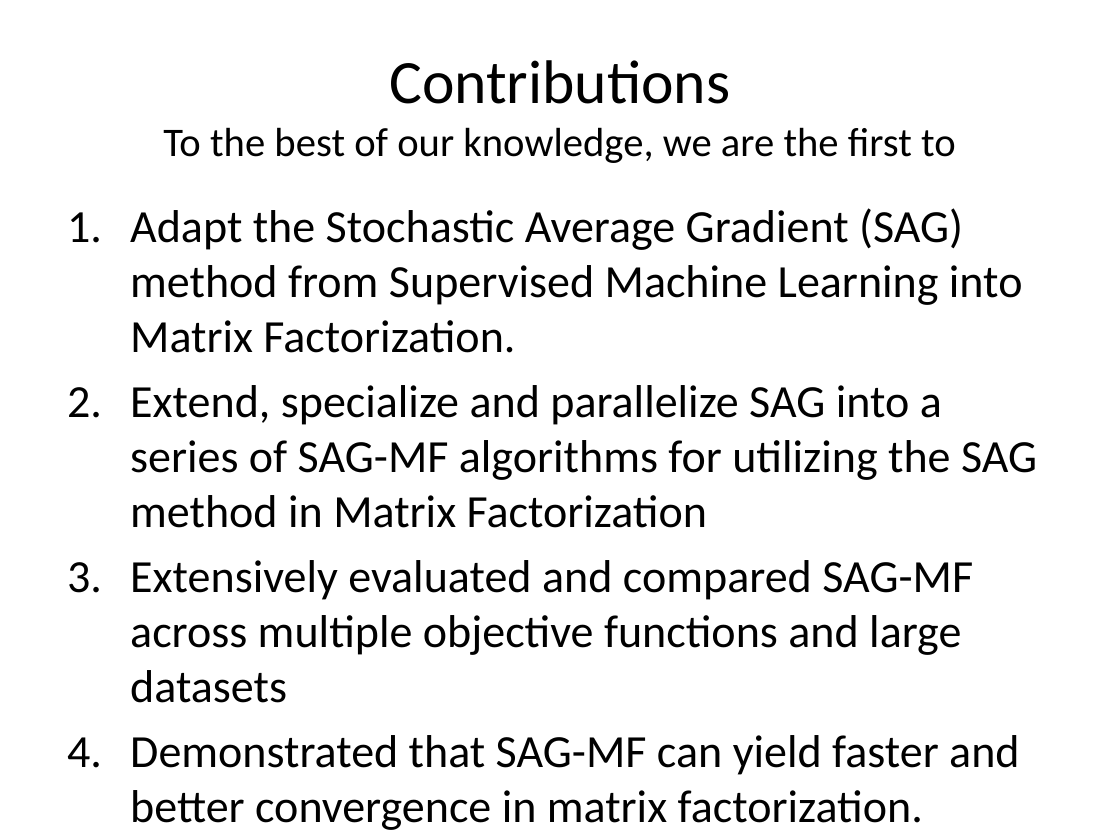
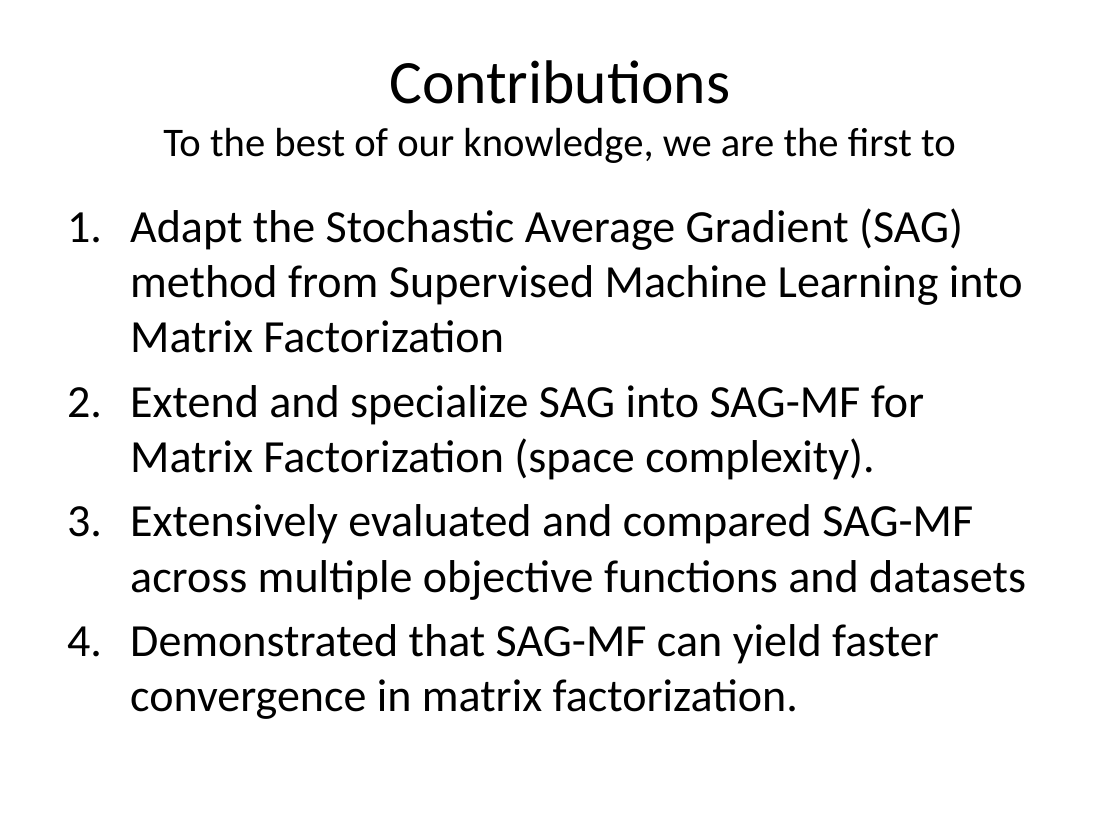
Before and after one commit to jamestklo/MatrixFactorizationMatlab, a slide deck: slide 28 of cs534L-SAGmf.pptx. Drawn at 1120x840 pixels with LibreOffice and Linux fonts; fonts in the diff are those of the drawing. Boxes give left, top, right and bottom in pixels: in the first picture for what was removed or moved away, otherwise in the second. Text is boxed around its words. In the diff, an @@ line names an element or a change of style, - is before the commit and + after.

Commit message:
updated powerpoint

```diff
--- a/cs534L-SAGmf.pptx
+++ b/cs534L-SAGmf.pptx
@@ text at [130, 208, 1026, 719]: text changed @@
-1. Adapt the Stochastic Average Gradient (SAG) method from Supervised Machine Learning into Matrix Factorization.
-2. Extend, specialize and parallelize SAG into a series of SAG-MF algorithms for utilizing the SAG method in Matrix Factorization
-3. Extensively evaluated and compared SAG-MF across multiple objective functions and large datasets
-4. Demonstrated that SAG-MF can yield faster and better convergence in matrix factorization.
+1. Adapt the Stochastic Average Gradient (SAG) method from Supervised Machine Learning into Matrix Factorization
+2. Extend and specialize SAG into SAG-MF for Matrix Factorization (space complexity).
+3. Extensively evaluated and compared SAG-MF across multiple objective functions and datasets
+4. Demonstrated that SAG-MF can yield faster convergence in matrix factorization.
```
Also in this commit, not shown: 10 other slides changed, 1 slide removed.
